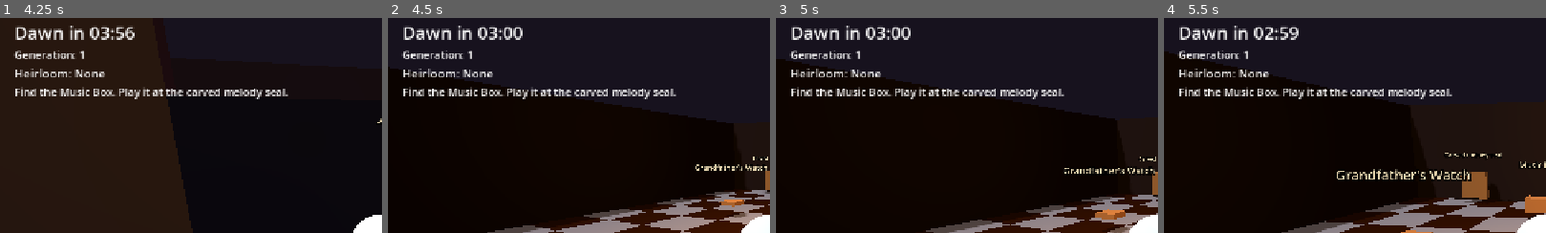
Above: before the commit, frames 1-4 (left to right).
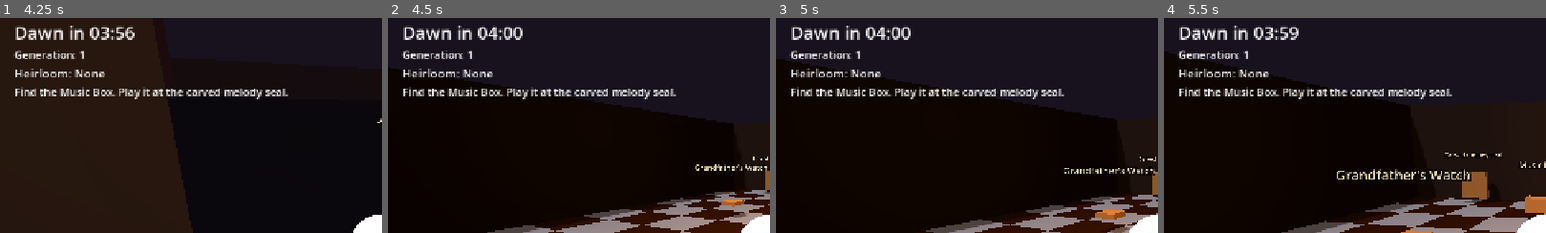
Above: after the commit, the same moments.

Repository: Shartley/Heirloom
Game: Godot game, scene res://scenes/Main.tscn
The game is run twice, just before and just after one commit, with the same random seed, the same clock (stepped at 60 frames per second) and the same inputs.
Inputs (mouse positions are % of the whole screen's width and height, from its top left):
- Up to frame 1 (4.25 s): tap Enter at 0.5 s; move the mouse to (55, 50) at 0.52 s; hold E (interact) 0.53-1.28 s; hold W (move_forward) from 0.53 s (still down); move the mouse to (45, 50) at 1.27 s; tap Tab (switch_heirloom) at 1.35 s; move the mouse to (52, 48) at 2.02 s; hold Q (use_heirloom) 2.03-2.78 s; move the mouse to (49, 52) at 2.77 s; tap E (interact) at 2.85 s; move the mouse to (57, 51) at 3.52 s; hold Tab (switch_heirloom) from 3.53 s (still down)
- Up to frame 2 (4.5 s): keep holding W (move_forward); tap R (restart) at 4.25 s; move the mouse to (42, 49) at 4.27 s; release Tab (switch_heirloom) at 4.28 s; tap Q (use_heirloom) at 4.35 s
- Up to frame 3 (5 s): keep holding W (move_forward)
- Up to frame 4 (5.5 s): keep holding W (move_forward); move the mouse to (51, 50) at 5.02 s; hold E (interact) from 5.03 s (still down)
The pictures show only the part of the screen within x 0-50%, y 2-52%; the shares and areas given below are measured in that part.

Frame 1 is identical in both runs. In frame 2, 0.1% of the frame differs, in the area x 26-29%, y 3-11%; in frame 3, 0.1%; in frame 4, less than 0.1%.

Commit message:
Increase maximum time remaining in game state

Diff:
--- a/Heirloom_Game/scripts/game_state.gd
+++ b/Heirloom_Game/scripts/game_state.gd
@@ -35,7 +35,7 @@
     active_heirloom = "None"
     collected_heirlooms.clear()
     time_effect = "normal"
-    time_remaining = maxf(90.0, 180.0 - loop_count * 10.0)
+    time_remaining = maxf(90.0, 240.0 - loop_count * 10.0)
     puzzle_flags = {
         "mirror_revealed": false,
         "music_box_open": false,
